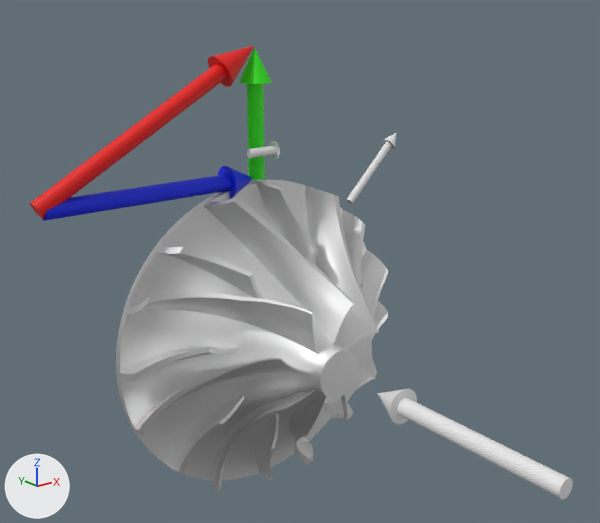
The glTF model compressor.glb: old version first, new version second.
Both versions are drawn from a 50 mm camera at (-2.92, -4.8, 2.05) aimed at (-0.32, -1.54, 0.75). Arrows for +X, +Y and +Z are at lower left; the lights stay in place. Where no turn or scale is listed for an object, it has been applied to the vertices.
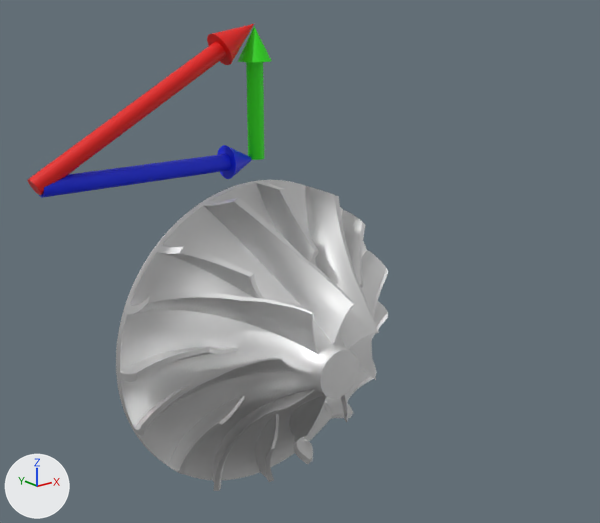
What differs and where, as boxes [x1, y1, x2, y2] in the pictures (600 x 523 px):
'Cone.005', moved
    before: [30, 46, 254, 218]
    after: [28, 24, 254, 195]
'Cone.004', moved
    before: [42, 166, 252, 221]
    after: [39, 145, 251, 198]
'Cone', deleted
    before: [378, 389, 573, 499]
'Cone.003', moved
    before: [238, 47, 272, 180]
    after: [238, 26, 272, 160]
'Cone.002', deleted
    before: [347, 133, 396, 204]
'Cone.001', deleted
    before: [247, 141, 280, 159]

The change, as a diff of the scene's bpy script:
```diff
--- a/compressor.glb.py
+++ b/compressor.glb.py
@@ ob_cone @@
-ob_cone = bpy.data.objects.new('Cone', me_cone)
-ob_cone.location = (0.0, -1.926, -0.005)
-ob_cone.rotation_euler = (0.0, -3.142, 0.0)  # degrees (0, -180, 0)
-ob_cone.scale = (-0.1, -0.1, -0.1)
@@ ob_cone_001 @@
-ob_cone_001 = bpy.data.objects.new('Cone.001', me_cone_001)
-ob_cone_001.location = (0.01, -0.795, 1.19)
@@ ob_cone_002 @@
-ob_cone_002 = bpy.data.objects.new('Cone.002', me_cone_002)
-ob_cone_002.location = (1.158, -0.72, 1.146)
-ob_cone_002.rotation_euler = (-1.571, -2.356, 0.0)  # degrees (-90, -135, 0)
-ob_cone_002.scale = (-0.05, -0.05, -0.05)
@@ ob_cone_003 @@
 ob_cone_003 = bpy.data.objects.new('Cone.003', me_cone_003)
-ob_cone_003.location = (0.0, -0.72, 1.692)
+ob_cone_003.location = (0.0, -0.72, 1.814)
@@ ob_cone_004 @@
 ob_cone_004 = bpy.data.objects.new('Cone.004', me_cone_004)
-ob_cone_004.location = (-0.119, -0.72, 1.018)
+ob_cone_004.location = (-0.119, -0.72, 1.14)
@@ ob_cone_005 @@
 ob_cone_005 = bpy.data.objects.new('Cone.005', me_cone_005)
-ob_cone_005.location = (0.003, -0.72, 1.803)
+ob_cone_005.location = (0.003, -0.72, 1.925)
```
